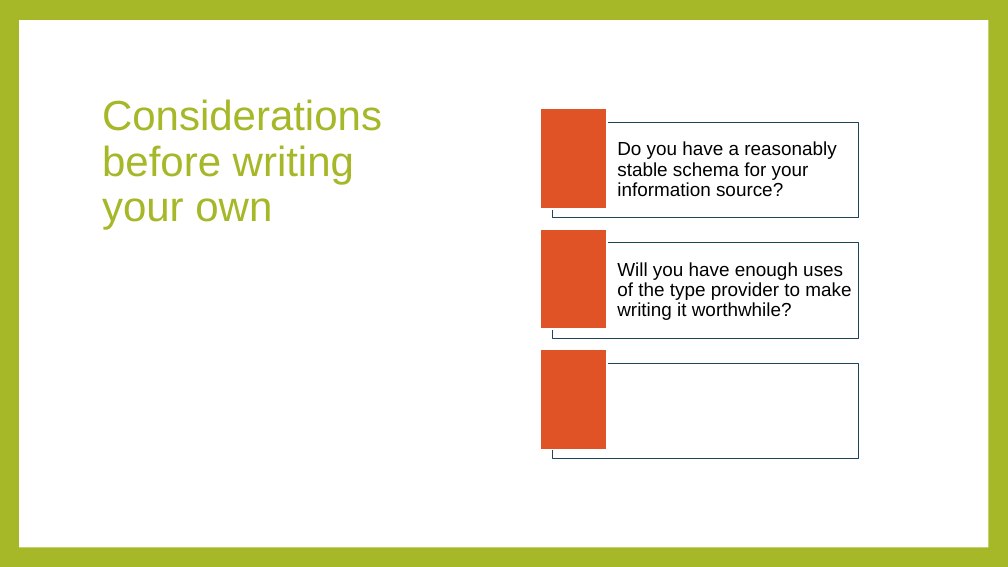
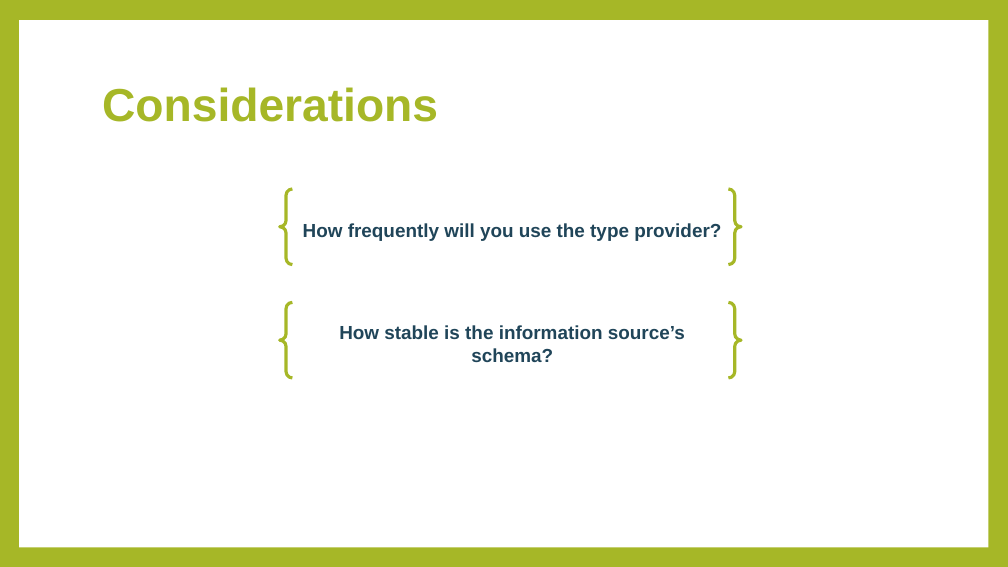
Before and after one commit to rachelblasucci/Current-Talks, a slide deck: slide 12 of Type Providers/Type Providers.pptx (slide 11 before the commit). Drawn at 1008x567 pixels with LibreOffice and Linux fonts; fonts in the diff are those of the drawing. Boxes give left, top, right and bottom in pixels: in the first picture for what was removed or moved away, otherwise in the second. Text is boxed around its words. In the diff, an @@ line names an element or a change of style, - is before the commit and + after.

```diff
--- a/Type Providers/Type Providers.pptx
+++ b/Type Providers/Type Providers.pptx
@@ title "Considerations" resized from (x1=95, y1=91, x2=420, y2=234) to (x1=95, y1=51, x2=911, y2=163) @@
@@ title "Considerations" at (x1=95, y1=51, x2=911, y2=163): vertical alignment bottom to middle @@
@@ title at (x1=102, y1=87, x2=438, y2=122): text changed; size 40 to 44 pt; bold on @@
-Considerations before writing your own
+Considerations
@@ brace pair added at (x1=280, y1=189, x2=741, y2=265), outline #A6B727 3 pt, 18 pt, text #20455A, bold @@
+How frequently will you use the type provider?
@@ brace pair added at (x1=280, y1=302, x2=741, y2=378), outline #A6B727 3 pt, 18 pt, text #20455A, bold @@
+How stable is the information source’s schema?
@@ group removed at (x1=540, y1=108, x2=859, y2=459): 6 rectangles, 2 texts @@
-Do you have a reasonably stable schema for your information source?
-Will you have enough uses of the type provider to make writing it worthwhile?
```
Also in this commit, not shown: 5 other slides changed, 1 slide added, 1 slide removed, 4 other files.
